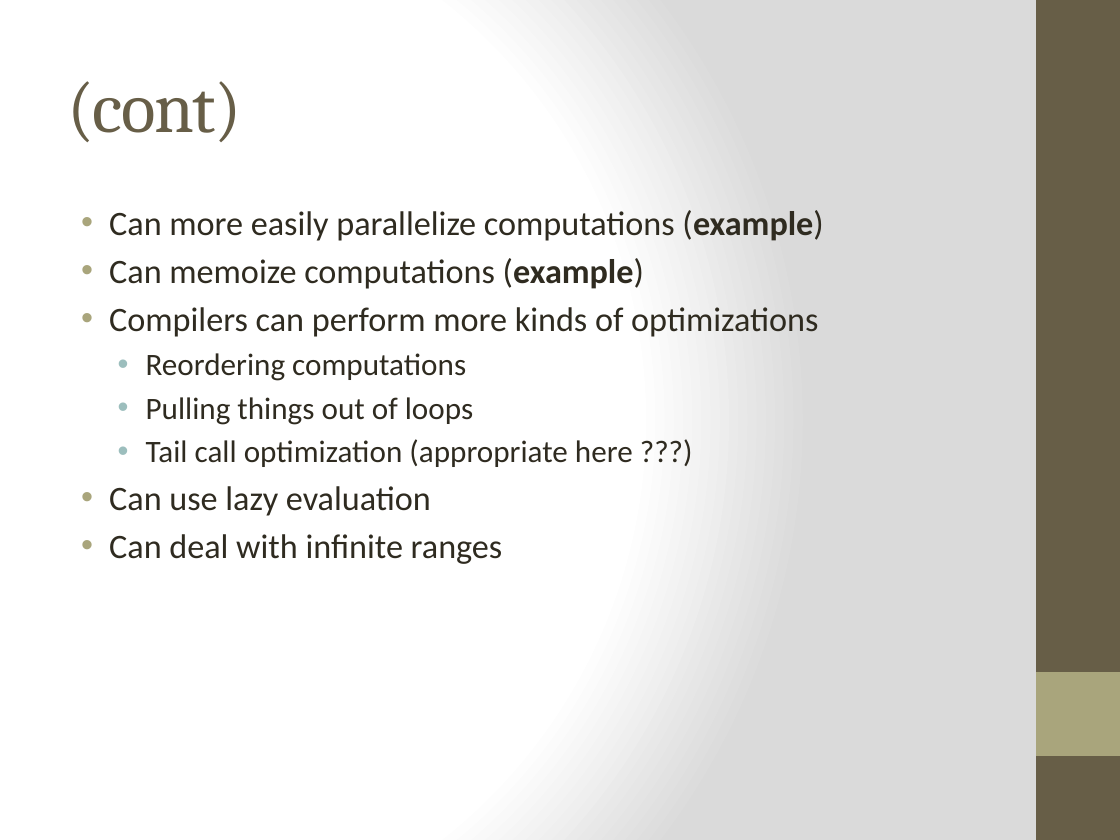
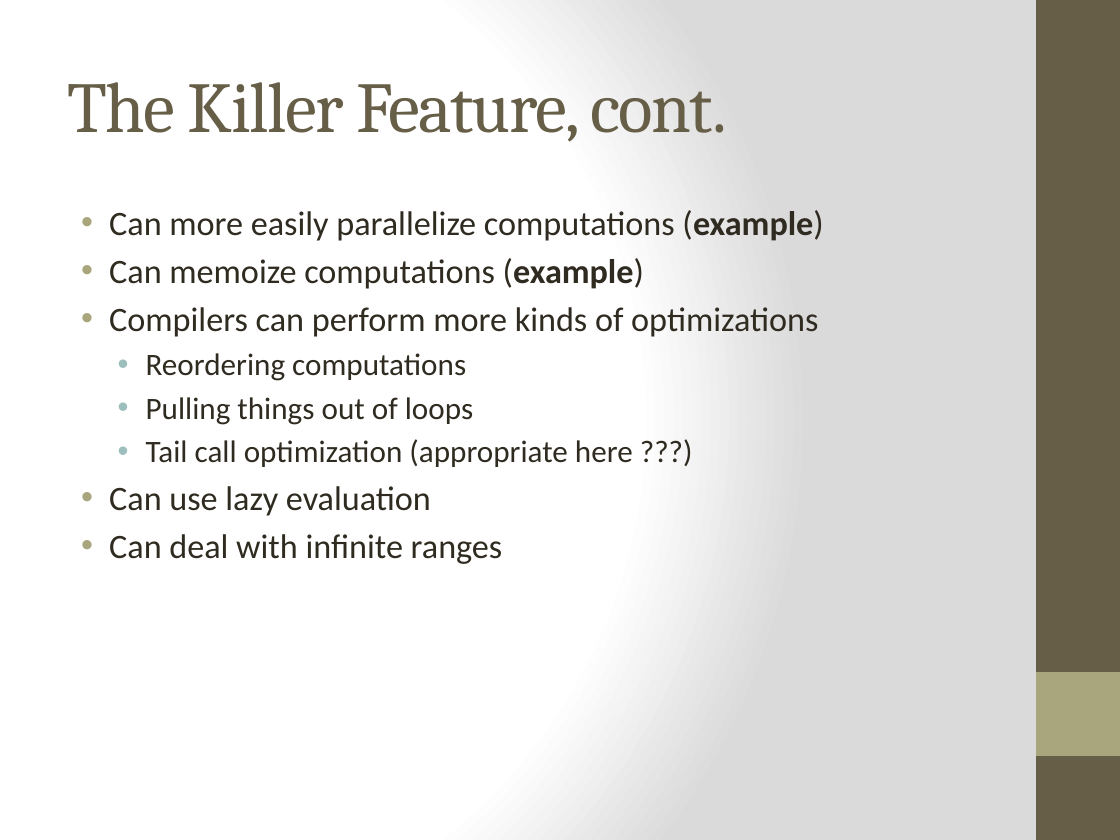
Before and after one commit to bjhartin/FoundationsOfFunctionalProgramming, a slide deck: slide 7 of FoundationsOfFunctionalProgramming.pptx (slide 6 before the commit). Drawn at 1120x840 pixels with LibreOffice and Linux fonts; fonts in the diff are those of the drawing. Boxes give left, top, right and bottom in pixels: in the first picture for what was removed or moved away, otherwise in the second. Text is boxed around its words. In the diff, an @@ line names an element or a change of style, - is before the commit and + after.

```diff
--- a/FoundationsOfFunctionalProgramming.pptx
+++ b/FoundationsOfFunctionalProgramming.pptx
@@ title at box(67, 82, 727, 142): text changed @@
-(cont)
+The Killer Feature, cont.
```
Also in this commit, not shown: 8 other slides changed, 9 slides added, 2 slides removed, 5 other files.
